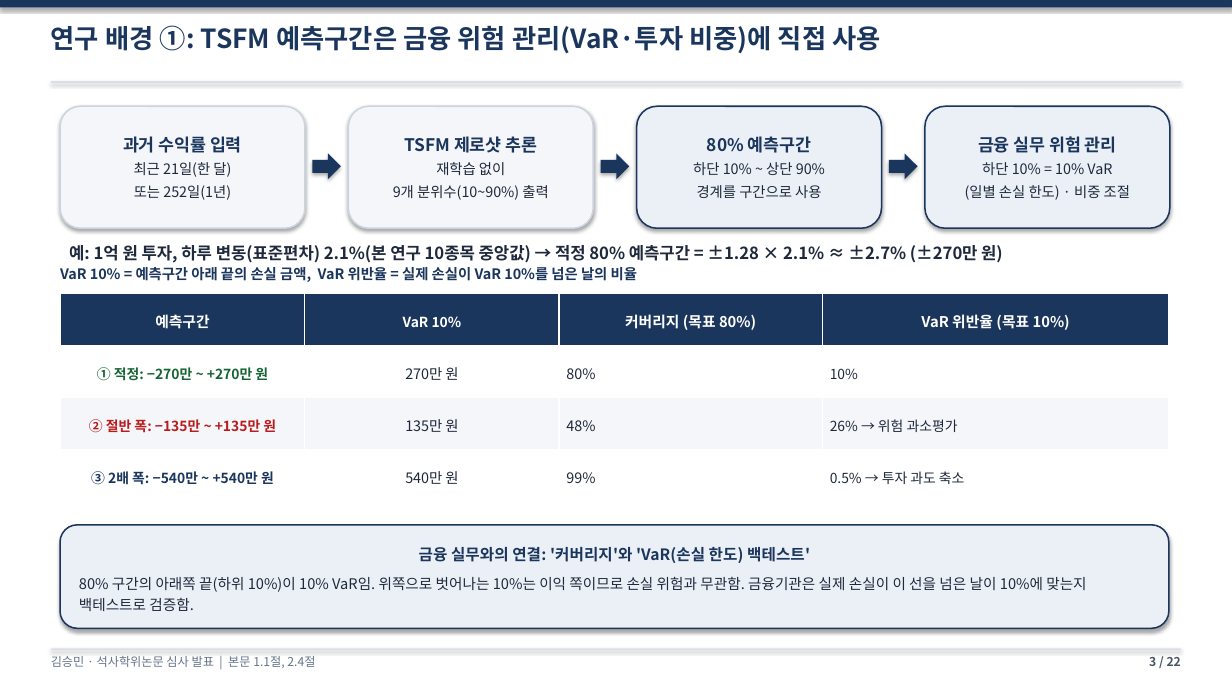
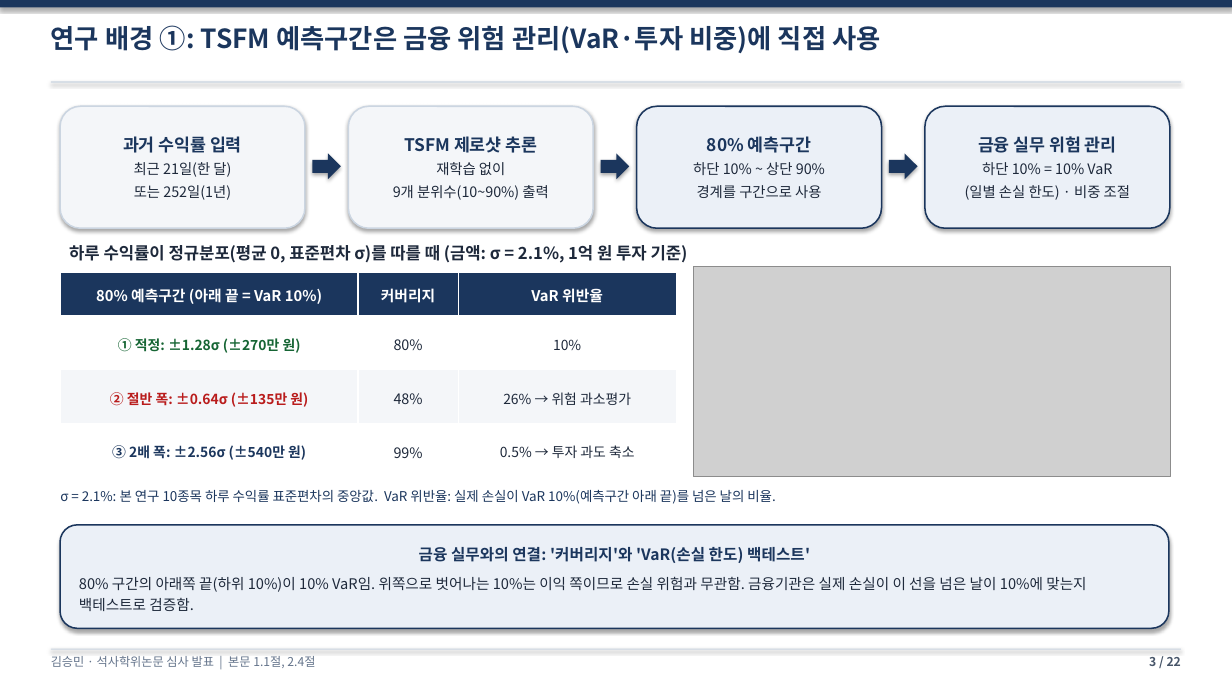
Before and after one commit to sapzzil/Master-thesis, a slide deck: slide 3 of 05_논문작성/석사학위논문_심사발표_v10.pptx. Drawn at 1232x693 pixels with LibreOffice and Linux fonts; fonts in the diff are those of the drawing; grey boxes stand for pictures. Boxes give left, top, right and bottom in pixels: in the first picture for what was removed or moved away, otherwise in the second. Text is boxed around its words. In the diff, an @@ line names an element or a change of style, - is before the commit and + after.

```diff
--- a/05_논문작성/석사학위논문_심사발표_v10.pptx
+++ b/05_논문작성/석사학위논문_심사발표_v10.pptx
@@ text at [69, 245, 688, 263]: text changed @@
-예: 1억 원 투자, 하루 변동(표준편차) 2.1%(본 연구 10종목 중앙값) → 적정 80% 예측구간 = ±1.28 × 2.1% ≈ ±2.7% (±270만 원)
+하루 수익률이 정규분포(평균 0, 표준편차 σ)를 따를 때 (금액: σ = 2.1%, 1억 원 투자 기준)
@@ picture added at [693, 267, 1171, 477] @@
@@ table at [60, 272, 676, 464] @@
-column 1: 예측구간 | ① 적정: −270만 ~ +270만 원 | ② 절반 폭: −135만 ~ +135만 원 | ③ 2배 폭: −540만 ~ +540만 원
-column 2: VaR 10% | 270만 원 | 135만 원 | 540만 원
-column 3: 커버리지 (목표 80%) | 80% | 48% | 99%
-column 4: VaR 위반율 (목표 10%) | 10% | 26% → 위험 과소평가 | 0.5% → 투자 과도 축소
+column 1: 80% 예측구간 (아래 끝 = VaR 10%) | ① 적정: ±1.28σ (±270만 원) | ② 절반 폭: ±0.64σ (±135만 원) | ③ 2배 폭: ±2.56σ (±540만 원)
+column 2: 커버리지 | 80% | 48% | 99%
+column 3: VaR 위반율 | 10% | 26% → 위험 과소평가 | 0.5% → 투자 과도 축소
@@ table: place and size @@
-table at [60, 294, 1169, 510]
+table at [60, 272, 676, 464]
@@ text at [60, 490, 776, 504]: text changed; size 11.2 to 10.5 pt; bold off @@
-VaR 10% = 예측구간 아래 끝의 손실 금액, VaR 위반율 = 실제 손실이 VaR 10%를 넘은 날의 비율
+σ = 2.1%: 본 연구 10종목 하루 수익률 표준편차의 중앙값. VaR 위반율: 실제 손실이 VaR 10%(예측구간 아래 끝)를 넘은 날의 비율.
```
Also in this commit, not shown: 5 other files.
